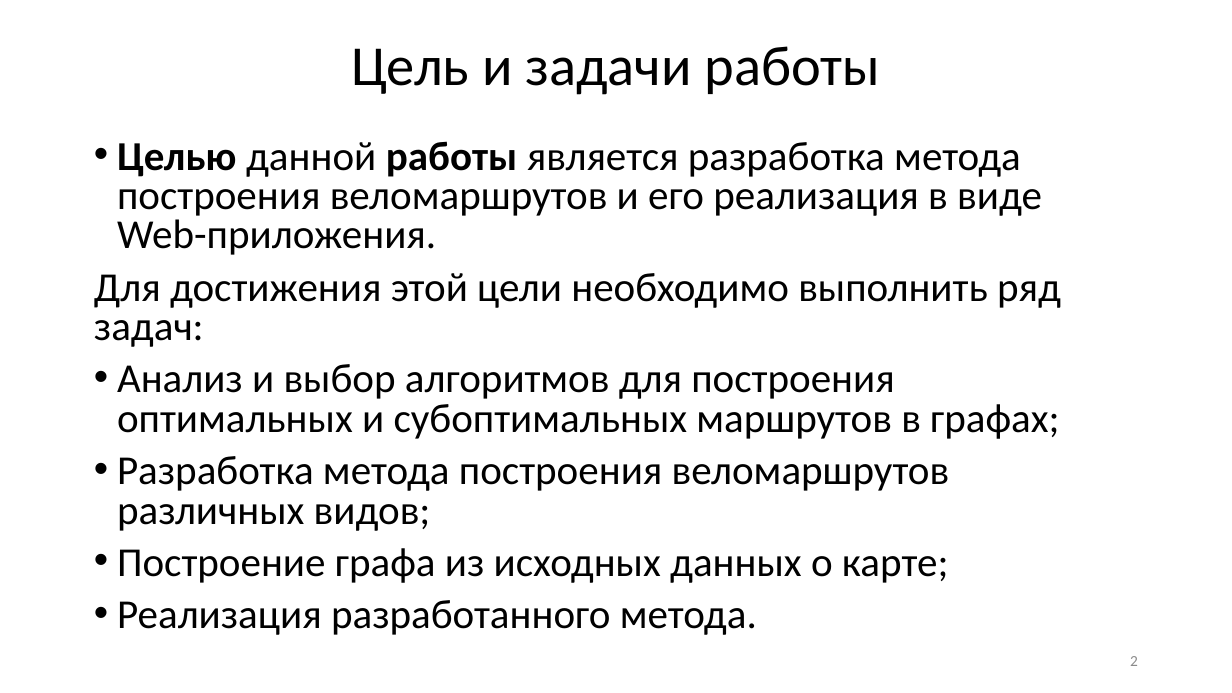
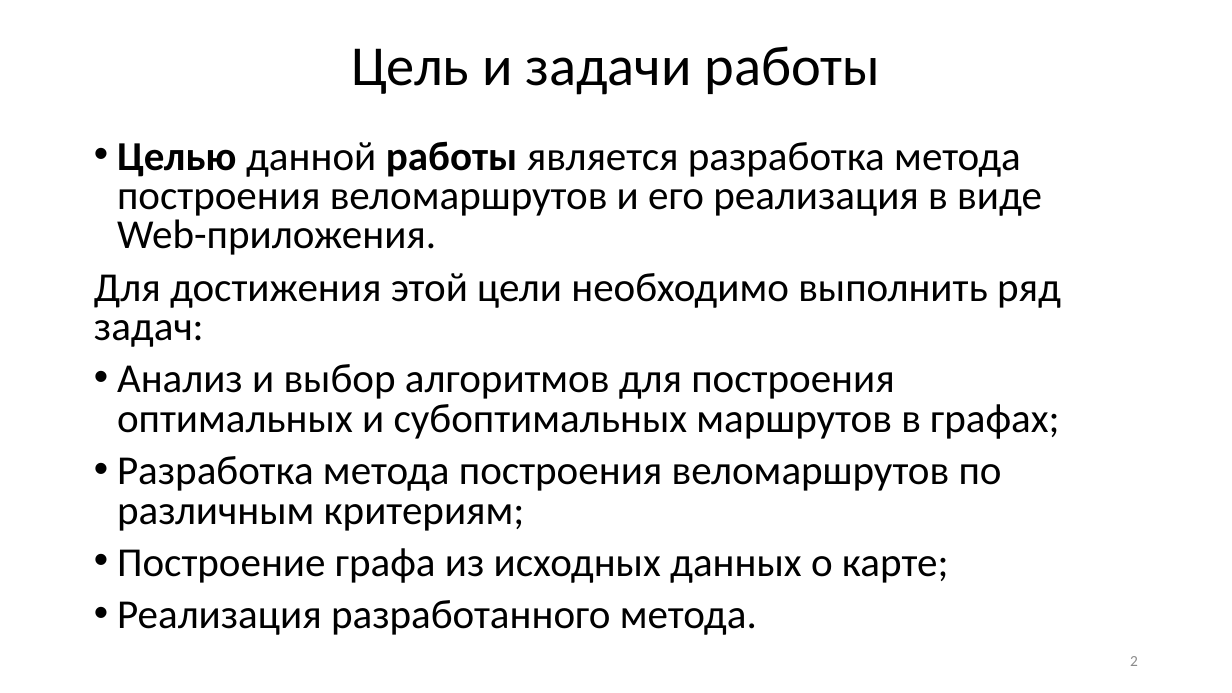
Before and after one commit to GorshkovNikita/Diploma, a slide deck: slide 2 of Documentation/Метод построения велосипедных маршрутов.pptx. Drawn at 1232x693 pixels with LibreOffice and Linux fonts; fonts in the diff are those of the drawing. Boxes give left, top, right and bottom in pixels: in the first picture for what was removed or moved away, otherwise in the second. Text is boxed around its words. In the diff, an @@ line names an element or a change of style, - is before the commit and + after.

```diff
--- a/Documentation/Метод построения велосипедных маршрутов.pptx
+++ b/Documentation/Метод построения велосипедных маршрутов.pptx
@@ text at [117, 456, 1002, 531]: text changed @@
-• Разработка метода построения веломаршрутов различных видов;
+• Разработка метода построения веломаршрутов по различным критериям;
```
Also in this commit, not shown: 3 other slides changed, 10 other files.
